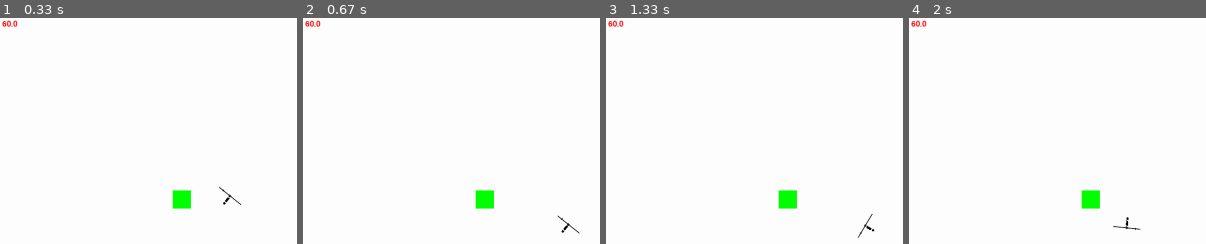
Above: before the commit, frames 1-4 (left to right).
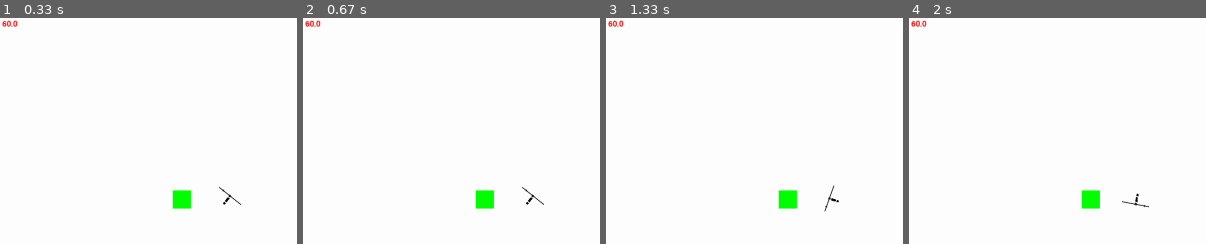
Above: after the commit, the same moments.

Repository: LeBoku/tds
Game: pygame game, started from src/tds.py
Same seed, same stepped clock (60 frames per second), same inputs: the game is played once before the commit and once after it.
Inputs (mouse positions are in pixels of both pictures, inside the frame that each line leads up to):
- Up to frame 1 (0.33 s): no input
- Up to frame 2 (0.67 s): tap Ctrl at 0.33 s
- Up to frame 3 (1.33 s): click (813, 239) at 0.72 s; click (outside the picture) at 1.05 s
- Up to frame 4 (2 s): click (outside the picture) at 1.38 s; tap Ctrl at 1.73 s; click (outside the picture) at 1.75 s

Frame 1 is identical in both runs. In frame 2, 0.2% of the frame differs, in the area x 73-94%, y 74-96%; in frame 3, 0.2%; in frame 4, 0.2%.

Commit message:
Improved performance

Diff:
--- a/src/map/base/displayHandler.py
+++ b/src/map/base/displayHandler.py
@@ -2,7 +2,7 @@
 	def __init__(self, controller):
 		self.controller = controller
 		self.baseImage = None
-
+		self.needsCopy = True
 		self.setUpBaseImage()
 
 	@property
@@ -14,4 +14,9 @@
 
 	def display(self):
 		if self.baseImage is not None:
-			return self.baseImage.copy()
+			if self.needsCopy:
+				image = self.baseImage.copy()
+			else:
+				image = self.baseImage
+
+			return image
--- a/src/map/characters/playerController.py
+++ b/src/map/characters/playerController.py
@@ -142,18 +142,19 @@
 				move.listenForEnd(lambda: move.start())
 
 	def registerDodging(self):
-		@EventListener(pygame.locals.KEYDOWN, key=pygame.locals.K_LCTRL)
-		def dodge(event):
-			movement = self.getMovementVector()
+		if "doging" is "needed":
+			@EventListener(pygame.locals.KEYDOWN, key=pygame.locals.K_LCTRL)
+			def dodge(event):
+				movement = self.getMovementVector()
 
-			if movement.length() == 0:
-				movement = Vector2(0, 1)
+				if movement.length() == 0:
+					movement = Vector2(0, 1)
 
-			movement.scale_to_length(self.dodgeDistance)
+				movement.scale_to_length(self.dodgeDistance)
 
-			dodgeMove = moveSets.character.dodge(self.dodgeTime, movement)
-			self.moveSetController.registerMove(MoveTypes.dodge, dodgeMove)
-			dodgeMove.start()
+				dodgeMove = moveSets.character.dodge(self.dodgeTime, movement)
+				self.moveSetController.registerMove(MoveTypes.dodge, dodgeMove)
+				dodgeMove.start()
 
 	def setUpSubEntities(self):
 		self.moveSetController.registerMove(MoveTypes.walk, moveSets.character.walk())
--- a/src/map/mapEntityDisplay.py
+++ b/src/map/mapEntityDisplay.py
@@ -12,4 +12,7 @@
 		display = super().display()
 
 		if display is not None:
-			return pygame.transform.rotozoom(display, angle, 1)
+			if angle != 0:
+				return pygame.transform.rotozoom(display, angle, 1)
+			else:
+				return display
--- a/src/store/images/props.py
+++ b/src/store/images/props.py
@@ -6,3 +6,7 @@
 	img.fill((0,255,0))
 
 	return img
+
+
+def boundry(rect, color):
+	return util.createSurface(rect.size, color)
--- a/src/store/images/util.py
+++ b/src/store/images/util.py
@@ -1,8 +1,15 @@
 import pygame
 
 
-def createAlphaSurface(dimensions):
+def createAlphaSurface(dimensions, color=(255, 255, 255, 0)):
 	surface = pygame.Surface(dimensions).convert_alpha()
-	surface.fill((255,255,255,0))
+	surface.fill(color)
 
 	return surface
+
+
+def createSurface(dimensions, color=(255, 255, 255)):
+	surface = pygame.Surface(dimensions).convert()
+	surface.fill(color)
+
+	return surface
